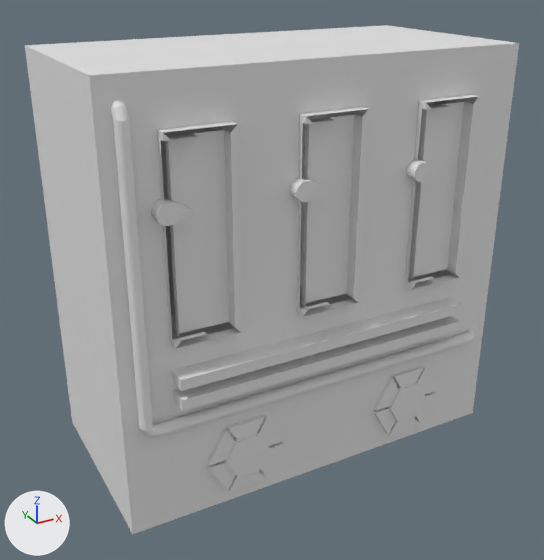
Two versions of the FBX model Assets/Models/Room Handle/SliderMachine.fbx, one commit apart.
The view is the same before and after, from a camera (50 mm lens) standing at (-1.121, -2.02, 1.556) and looking at (-0.034, -0.045, 0.568). The lights are fixed; the arrows at lower left show +X, +Y and +Z. Where no turn or scale is listed for an object, it has been applied to the vertices. Vertices at the same position are counted once.

In view in the first picture: 'Cube.003', 'a1', 'a2', 'a3'.
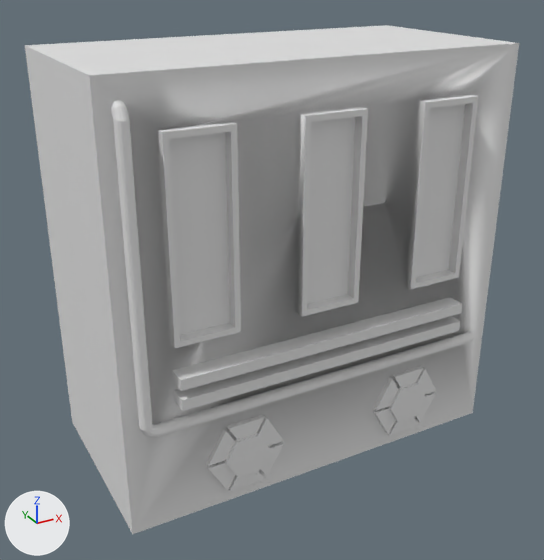
The newer file is also turned or shifted as a whole; pictures and numbers use the older file's frame.

Changed parts and their boxes [x1, y1, x2, y2] in the pictures (544 x 560 px; the box of a moved part takes in the faces that stretch with it):
'a1', deleted
    before: [151, 199, 193, 226]
'a2', deleted
    before: [289, 177, 327, 202]
'a3', deleted
    before: [406, 160, 440, 182]
part 1 of me_cube_005, moved or reshaped
    before: [157, 95, 479, 349]
    after: [157, 95, 479, 348]

The edits, one by one:
me_cube_005 is used by ob_cube_003; location (0.0, 0.0, 0.0).
me_cube_005 had 510 vertices, 392 faces and spanned x -0.65..0.675, y -0.384..0.325, z 0.0..1.3.
me_cube_005 now has 466 vertices, 378 faces and spans x -0.65..0.675, y -0.384..0.325, z 0.0..1.3.
Part 1, on me_cube_005:
80 vertices are removed from x -0.499..0.481, y -0.359..-0.163, z 0.588..1.163.
65 faces are deleted.
6 vertices are added at (-0.09, -0.356, 1.146), (0.302, -0.356, 1.146), (-0.482, -0.356, 1.146), (0.072, -0.356, 1.146), (0.464, -0.356, 1.146), (-0.32, -0.356, 1.146).
12 new vertices lie (0.0, -0.031, 0.0) away from vertices in x -0.499..0.481, y -0.325, z 0.588..1.163.
6 new vertices lie (0.0, 0.0, -0.541) away from vertices in x -0.482..0.464, y -0.356, z 1.146.
12 new vertices lie (0.0, 0.033, 0.0) away from vertices in x -0.482..0.464, y -0.356, z 0.605..1.146.
51 new faces join them.
Object 'a1' (ob_a1) is deleted.
Object 'a3' (ob_a3) is deleted.
Object 'a2' (ob_a2) is deleted.
